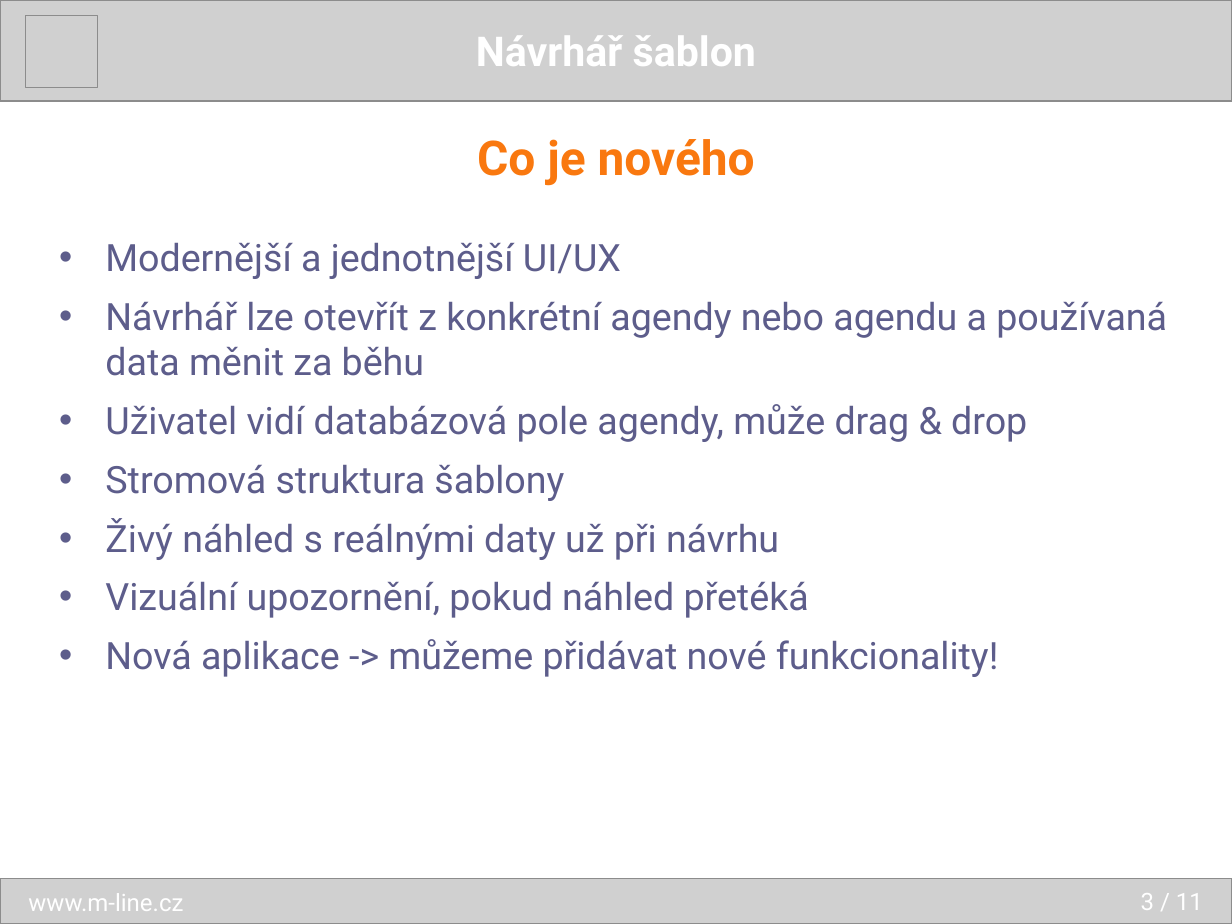
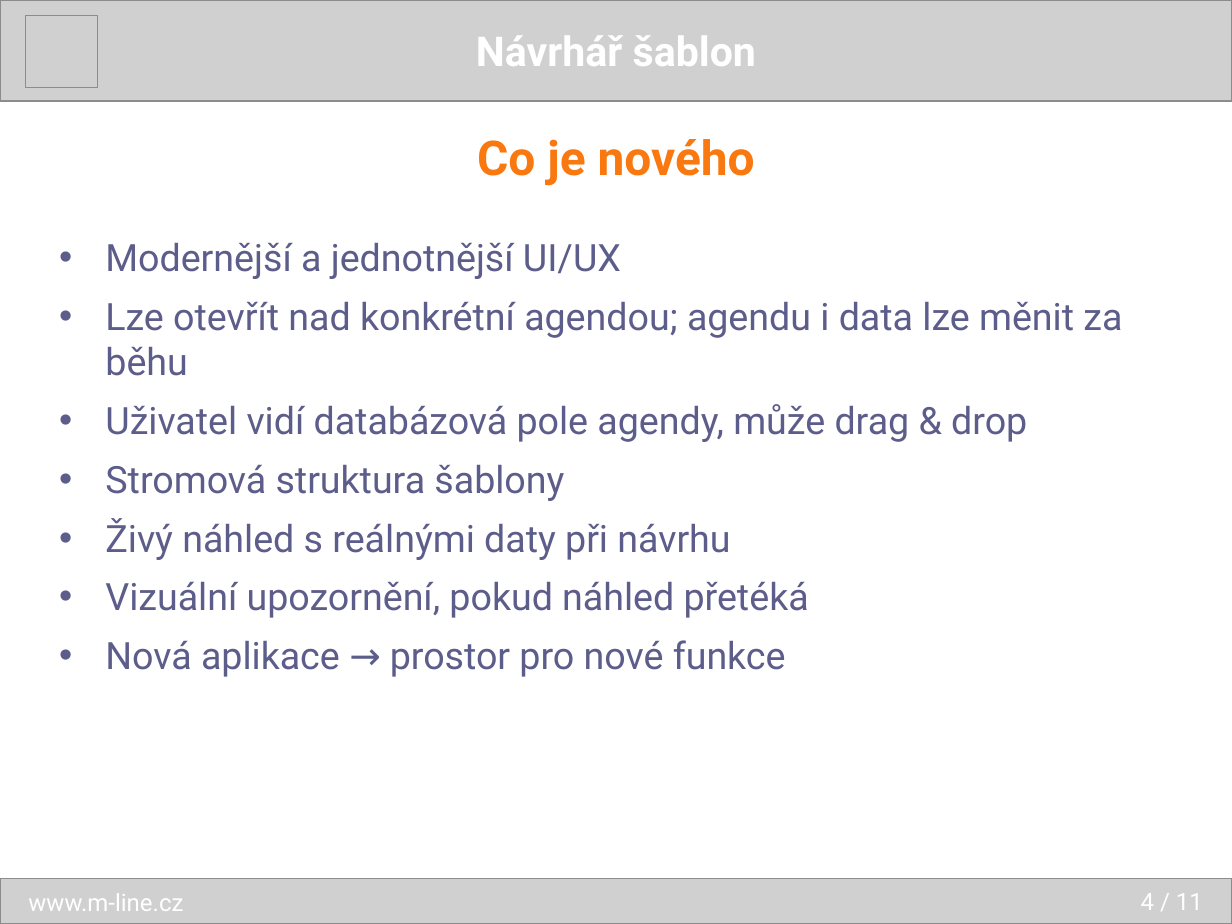
Before and after one commit to dracekmartin/EDISON2-projekt, a slide deck: slide 4 of TemplateDesigner/prezentace/TemplateDesigner.pptx (slide 3 before the commit). Drawn at 1232x924 pixels with LibreOffice and Linux fonts; fonts in the diff are those of the drawing; grey boxes stand for pictures. Boxes give left, top, right and bottom in pixels: in the first picture for what was removed or moved away, otherwise in the second. Text is boxed around its words. In the diff, an @@ line names an element or a change of style, - is before the commit and + after.

```diff
--- a/TemplateDesigner/prezentace/TemplateDesigner.pptx
+++ b/TemplateDesigner/prezentace/TemplateDesigner.pptx
@@ text at (105,302,1122,376): text changed @@
-• Návrhář lze otevřít z konkrétní agendy nebo agendu a používaná data měnit za běhu
+• Lze otevřít nad konkrétní agendou; agendu i data lze měnit za běhu
@@ text at (105,518,730,560): text changed @@
-• Živý náhled s reálnými daty už při návrhu
+• Živý náhled s reálnými daty při návrhu
@@ text at (105,640,786,677): text changed @@
-• Nová aplikace -> můžeme přidávat nové funkcionality!
+• Nová aplikace → prostor pro nové funkce
@@ text at (1141,893,1203,910): text changed @@
-3 / 11
+4 / 11
```
Also in this commit, not shown: 8 other slides changed.
